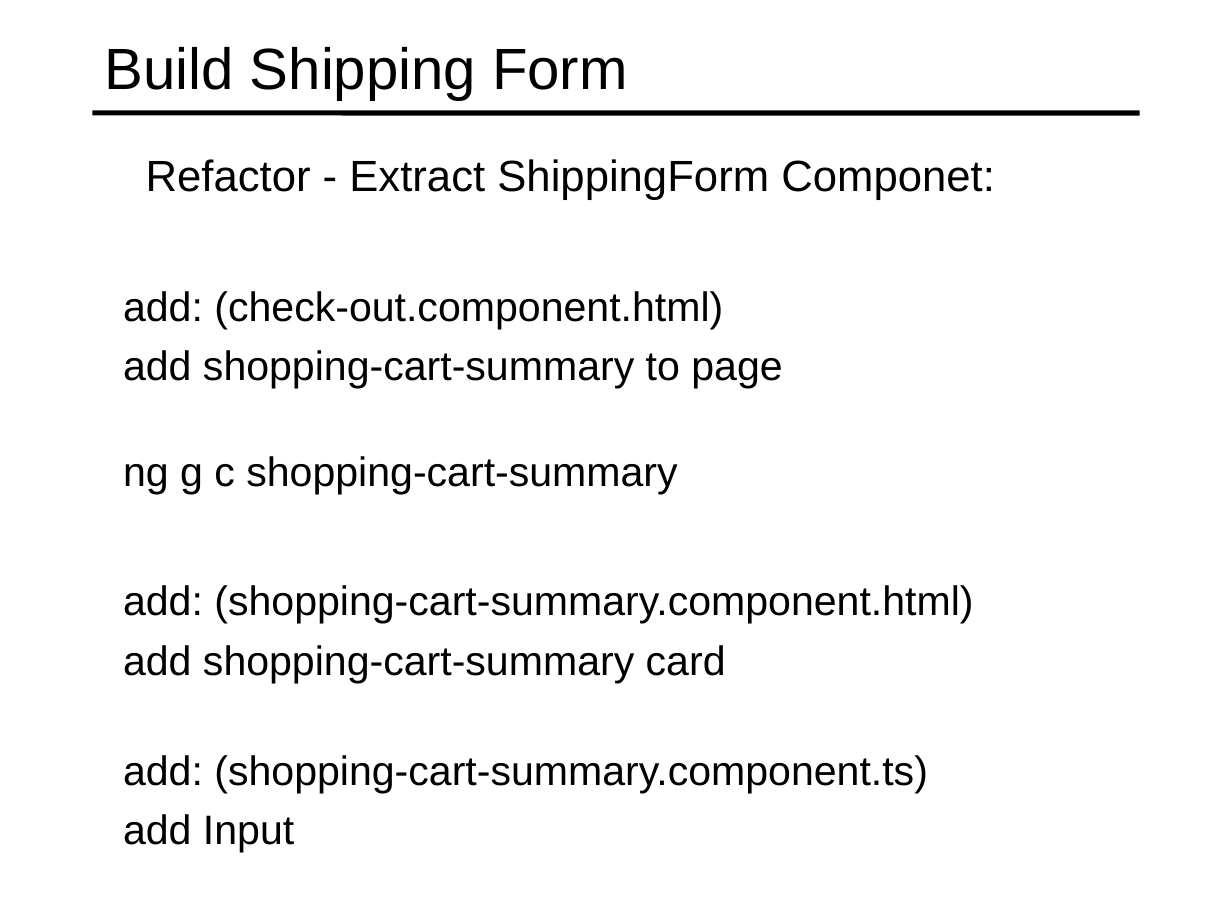
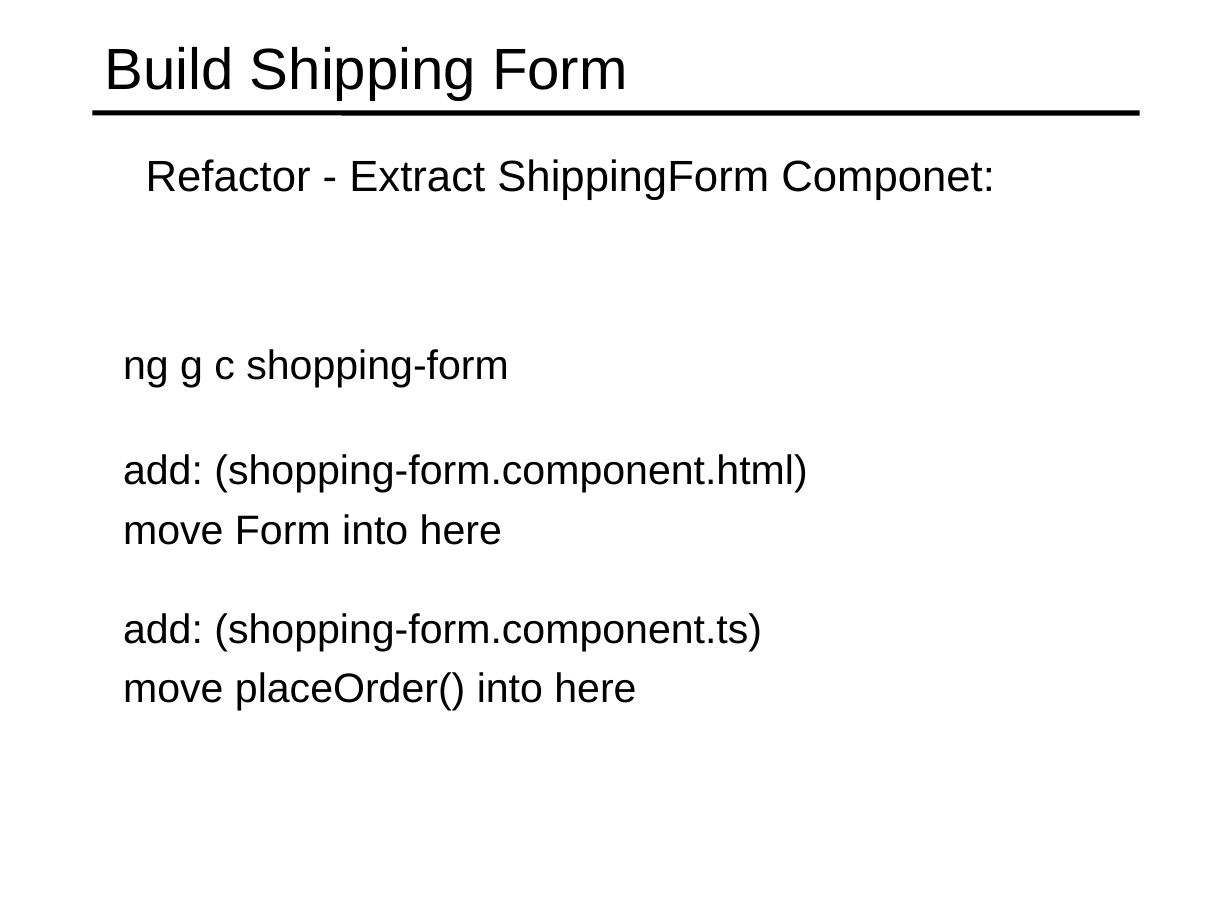
Before and after one commit to specter01wj/Jago_Link_Training, a slide deck: slide 11 of Angular/Angular7/Angular Advanced Course/Project/22.Project_Check Out Module/L6_Project_Check Out Module.ppt. Drawn at 1232x924 pixels with LibreOffice and Linux fonts; fonts in the diff are those of the drawing. Boxes give left, top, right and bottom in pixels: in the first picture for what was removed or moved away, otherwise in the second. Text is boxed around its words. In the diff, an @@ line names an element or a change of style, - is before the commit and + after.

Commit message:
11/04/2019 v1

```diff
--- a/Angular/Angular7/Angular Advanced Course/Project/22.Project_Check Out Module/L6_Project_Check Out Module.ppt
+++ b/Angular/Angular7/Angular Advanced Course/Project/22.Project_Check Out Module/L6_Project_Check Out Module.ppt
@@ text at bbox=[123, 349, 509, 388]: text changed @@
-  add: (check-out.component.html)
-  add shopping-cart-summary to page
+  ng g c shopping-form
@@ text at bbox=[123, 454, 807, 545]: text changed @@
-  ng g c shopping-cart-summary
+  add: (shopping-form.component.html)
+  move Form into here
@@ text at bbox=[123, 613, 762, 710]: text changed @@
-  add: (shopping-cart-summary.component.html)
-  add shopping-cart-summary card
+  add: (shopping-form.component.ts)
+  move placeOrder() into here
@@ text removed at bbox=[123, 755, 928, 852] @@
-  add: (shopping-cart-summary.component.ts)
-  add Input
```
